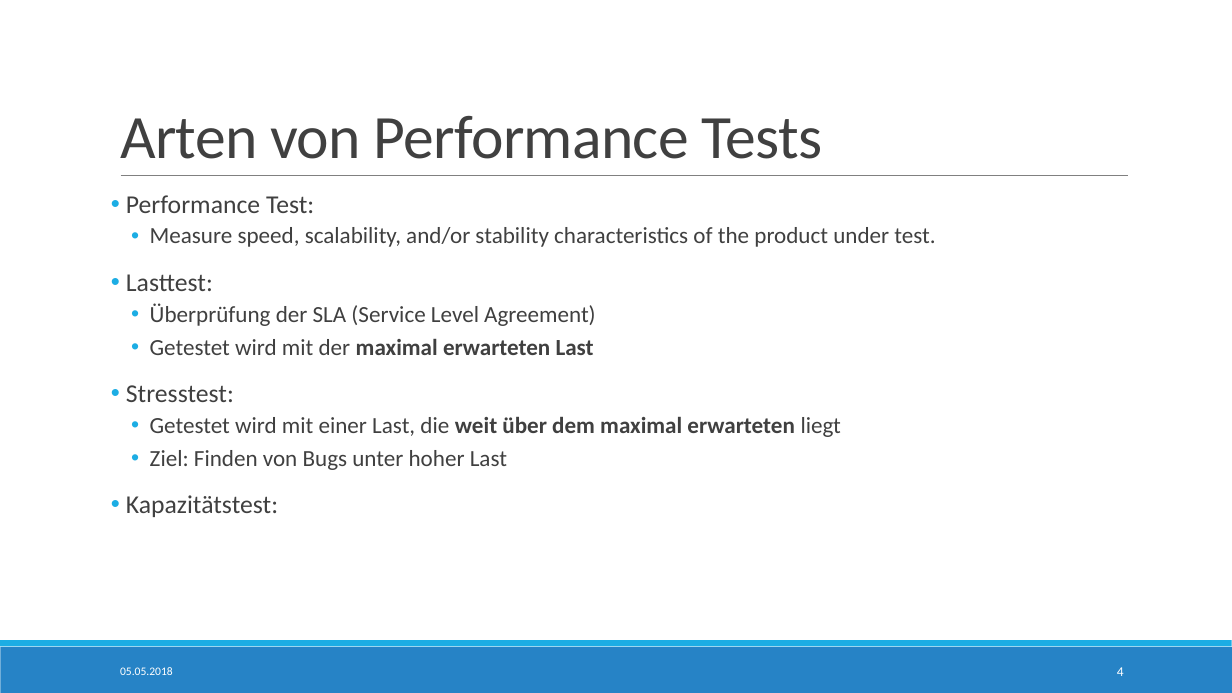
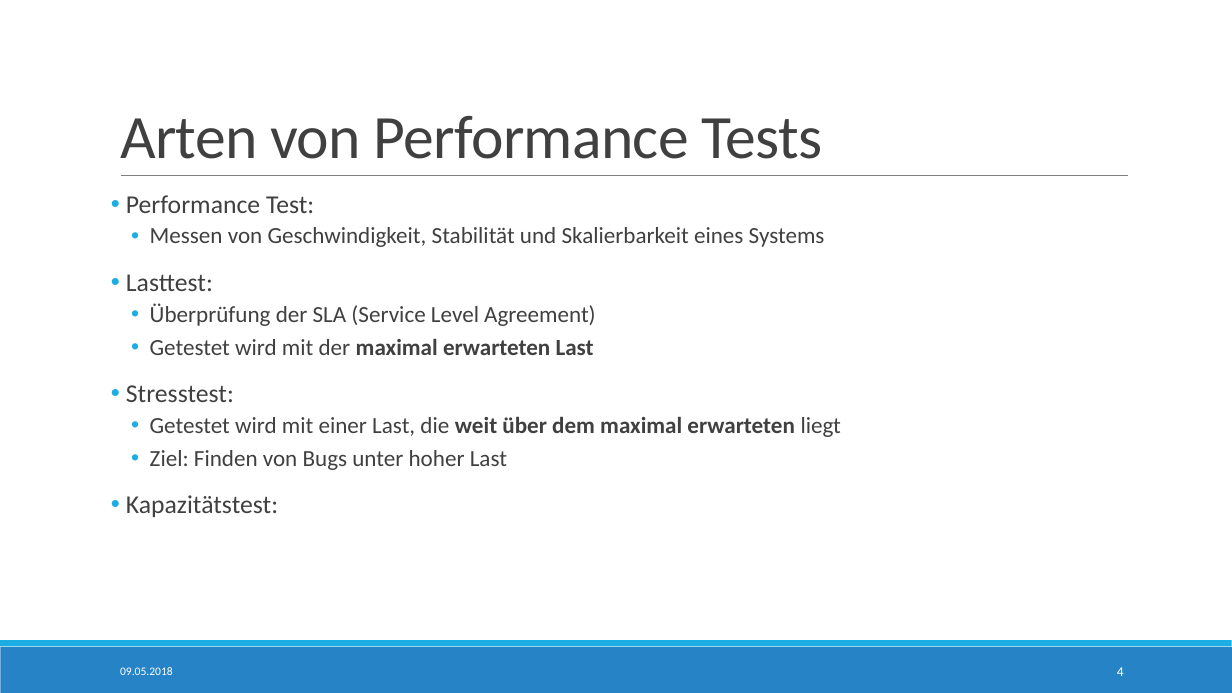
Before and after one commit to StTraeger/sqs-car-webservice, a slide deck: slide 4 of LoadTesting.pptx. Drawn at 1232x693 pixels with LibreOffice and Linux fonts; fonts in the diff are those of the drawing. Boxes give left, top, right and bottom in pixels: in the first picture for what was removed or moved away, otherwise in the second. Text is boxed around its words. In the diff, an @@ line names an element or a change of style, - is before the commit and + after.

```diff
--- a/LoadTesting.pptx
+++ b/LoadTesting.pptx
@@ text at (150, 227, 825, 247): text changed @@
-  • Measure speed, scalability, and/or stability characteristics of the product under test.
+  • Messen von Geschwindigkeit, Stabilität und Skalierbarkeit eines Systems
@@ text at (120, 667, 173, 675): text changed @@
-05.05.2018
+09.05.2018
```
Also in this commit, not shown: 15 other slides changed, 7 other files.
